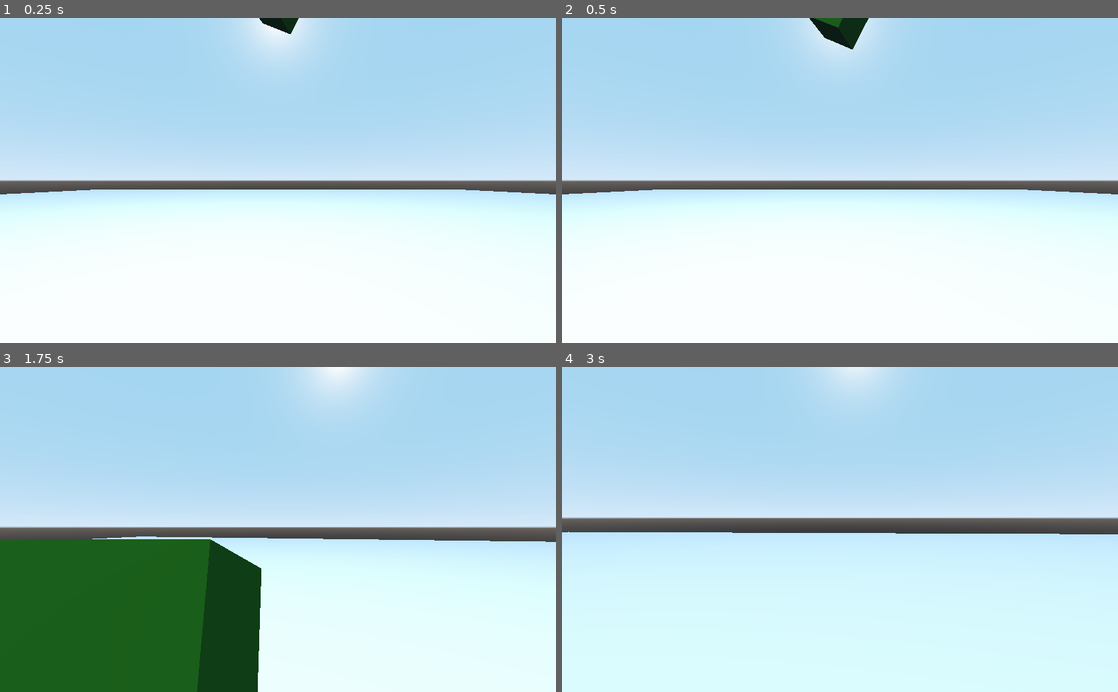
Above: before the commit, frames 1-4 (two rows, left to right).
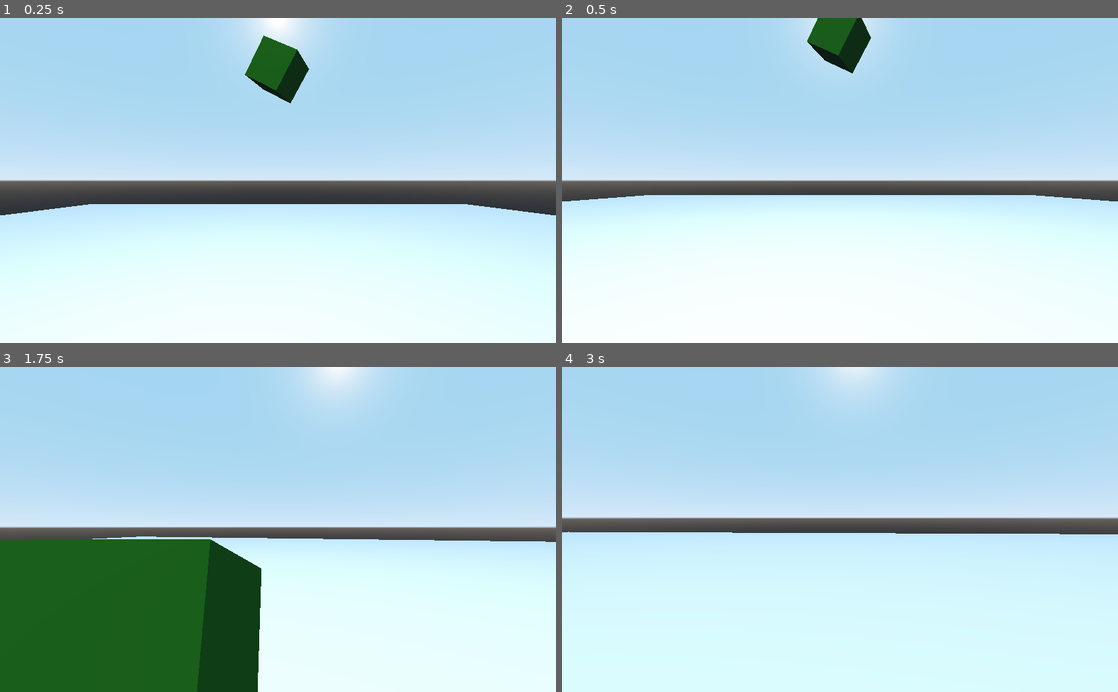
Above: after the commit, the same moments.

Repository: battw/godot_physics
Game: Godot game, scene res://PlaneFP.tscn
The game is run twice, just before and just after one commit, with the same random seed, the same clock (stepped at 60 frames per second) and the same inputs.
Inputs (mouse positions are in pixels of both pictures, inside the frame that each line leads up to):
- Up to frame 1 (0.25 s): no input
- Up to frame 2 (0.5 s): no input
- Up to frame 3 (1.75 s): move the mouse to (305, 529) at 0.52 s; hold W (forward) from 0.53 s (still down); move the mouse to (250, 529) at 1.27 s
- Up to frame 4 (3 s): keep holding W (forward); move the mouse to (851, 523) at 2.02 s; tap Enter at 2.75 s; move the mouse to (834, 536) at 2.77 s

The runs differ from the first frame. In frame 1, 20% of the frame differs, in the area x 0-100%, y 0-78%; in frame 2, 2.9%; in frame 3, less than 0.1%; in frame 4, less than 0.1%.

Commit message:
escape also recaptures mouse

Diff:
--- a/Player.gd
+++ b/Player.gd
@@ -1,7 +1,7 @@
 extends KinematicBody
 
 export var speed = 10
-export var g = 30
+export var g = 10
 export var look_speed = 0.005
 
 func _ready():
@@ -20,4 +20,7 @@
 		$Camera.rotate_x(-event.relative.y * look_speed)
 
 	if event.is_action_pressed("ui_cancel"):
-		Input.set_mouse_mode(Input.MOUSE_MODE_VISIBLE)
+		if Input.get_mouse_mode() == Input.MOUSE_MODE_CAPTURED:
+			Input.set_mouse_mode(Input.MOUSE_MODE_VISIBLE)
+		else:
+			Input.set_mouse_mode(Input.MOUSE_MODE_CAPTURED)
